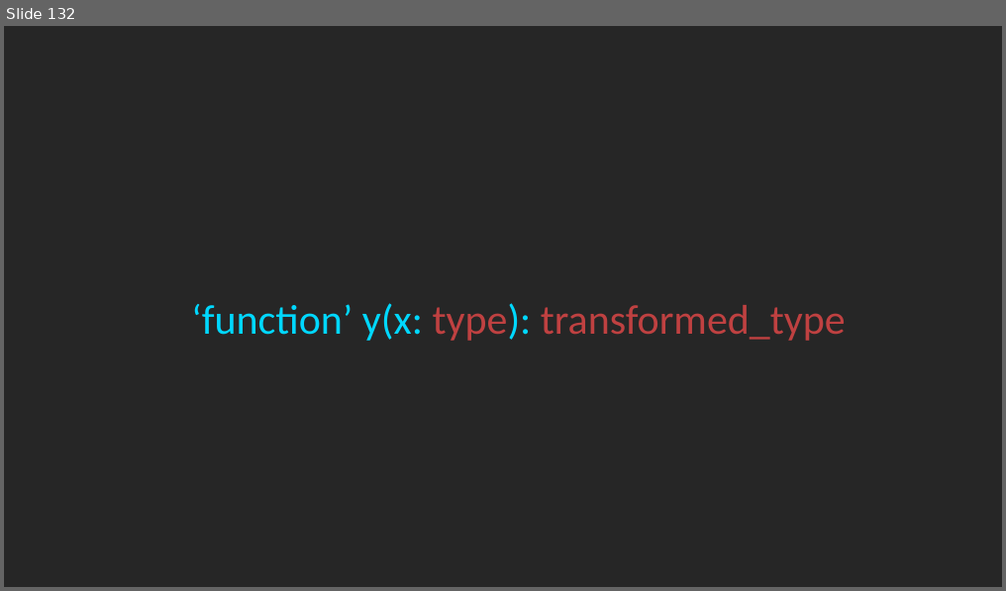
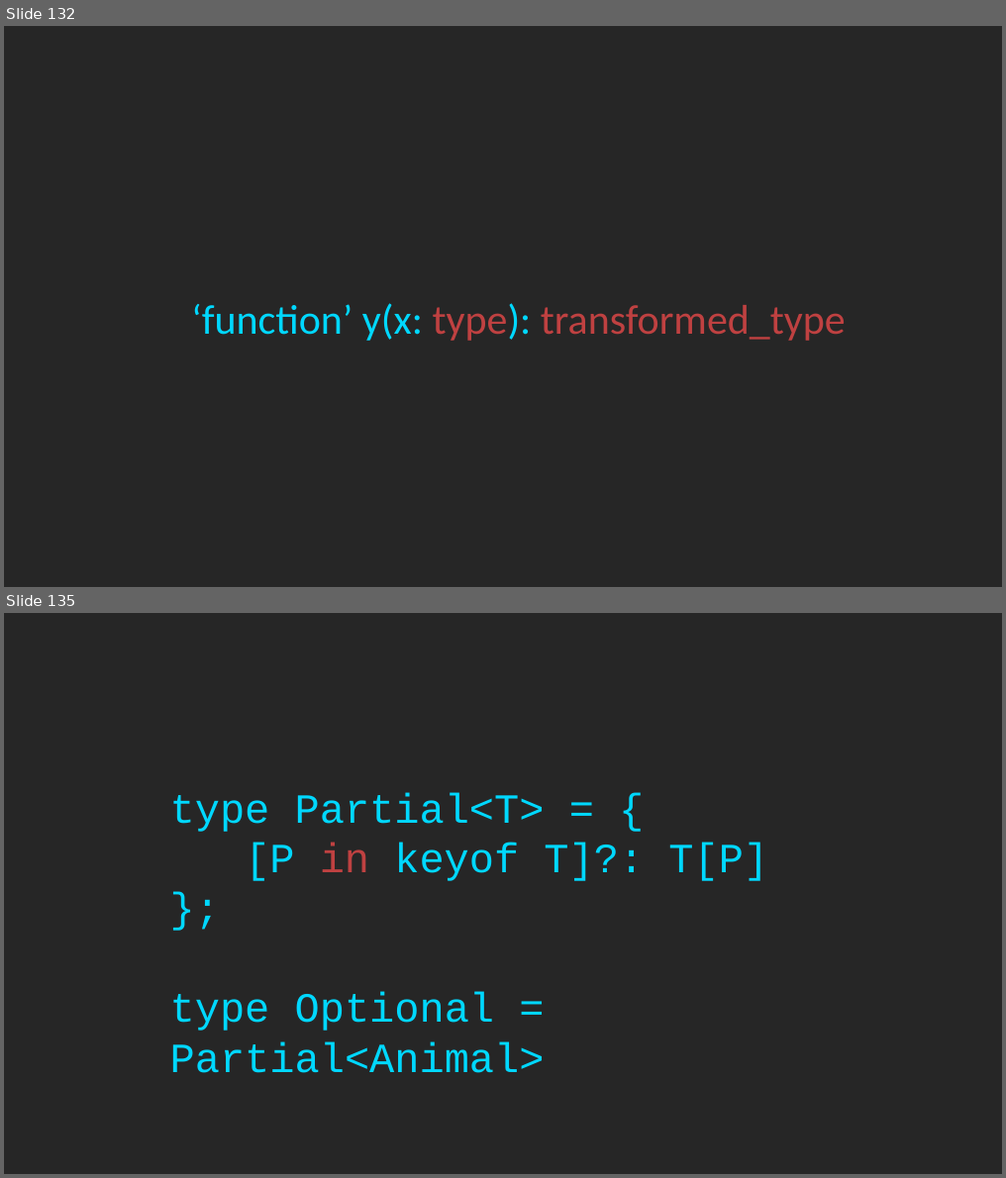
Before and after one commit to rkhaimov/ts-course, a slide deck: Course.pptx. Shown one above the other, each under a label of ours: slide 132 before the commit, slides 132 and 135 after it; the slides between them are not shown. The pictures are 1006x591 and 1006x1178 pixels, drawn with LibreOffice and Linux fonts; fonts in the diff are those of the drawing. Boxes give left, top, right and bottom in pixels: in the first picture for what was removed or moved away, otherwise in the second. Text is boxed around its words. In the diff, an @@ line names an element or a change of style, - is before the commit and + after.

```diff
--- a/Course.pptx
+++ b/Course.pptx
@@ slide 135 added at [4,613,1002,1174], background #262626 @@
@@ text added at [170,792,768,1073], 40 pt, text #00D8FF @@
+type Partial<T> = {
+[P in keyof T]?: T[P]
+};
+type Optional = Partial<Animal>
```
Also in this commit, not shown: 8 other slides added.
